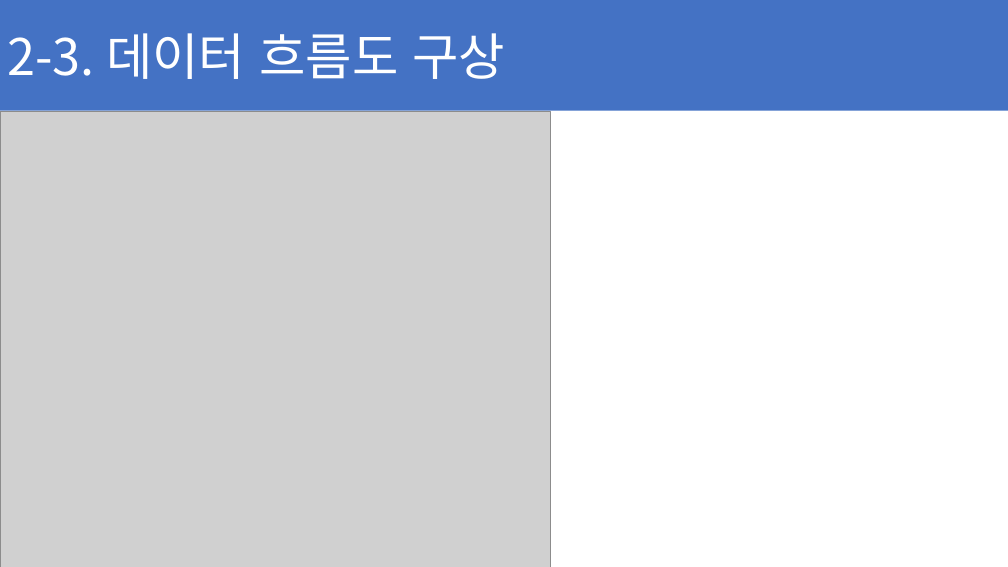
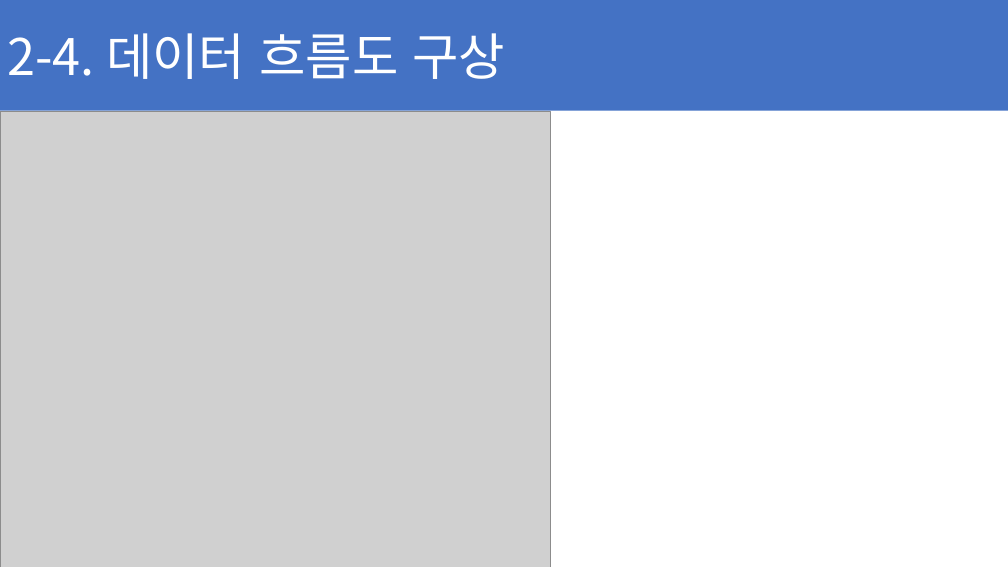
Before and after one commit to ChaeSung-Lee/DJ_InternShip, a slide deck: slide 28 of 2021_Summer/jp.hong/Project_BnC_jph.pptx (slide 26 before the commit). Drawn at 1008x567 pixels with LibreOffice and Linux fonts; fonts in the diff are those of the drawing; grey boxes stand for pictures. Boxes give left, top, right and bottom in pixels: in the first picture for what was removed or moved away, otherwise in the second. Text is boxed around its words. In the diff, an @@ line names an element or a change of style, - is before the commit and + after.

```diff
--- a/2021_Summer/jp.hong/Project_BnC_jph.pptx
+++ b/2021_Summer/jp.hong/Project_BnC_jph.pptx
@@ text in rectangle at [7,33,505,79]: text changed @@
-2-3. 데이터 흐름도 구상
+2-4. 데이터 흐름도 구상
```
Also in this commit, not shown: 13 other slides changed, 3 slides added.
